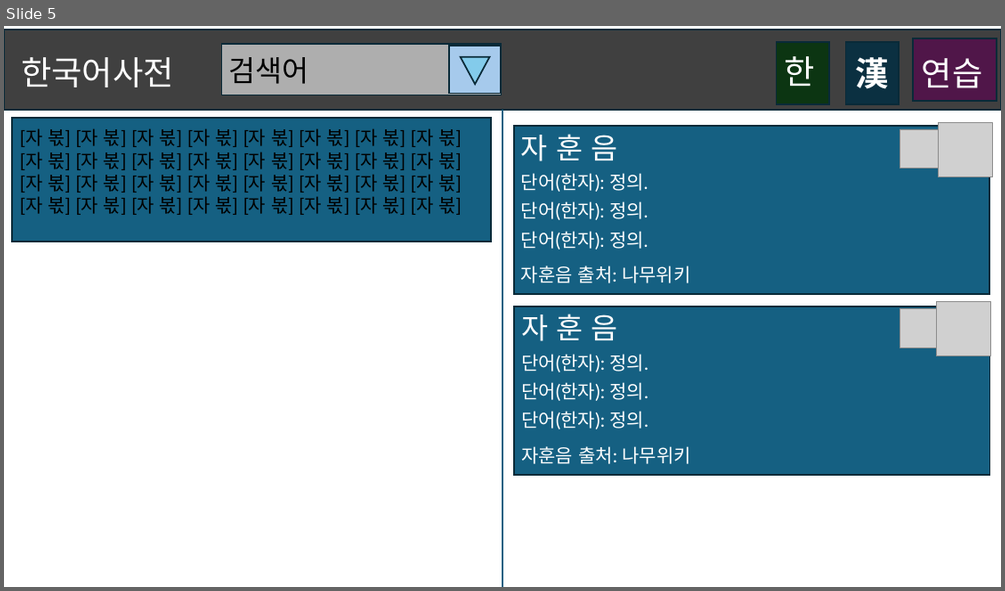
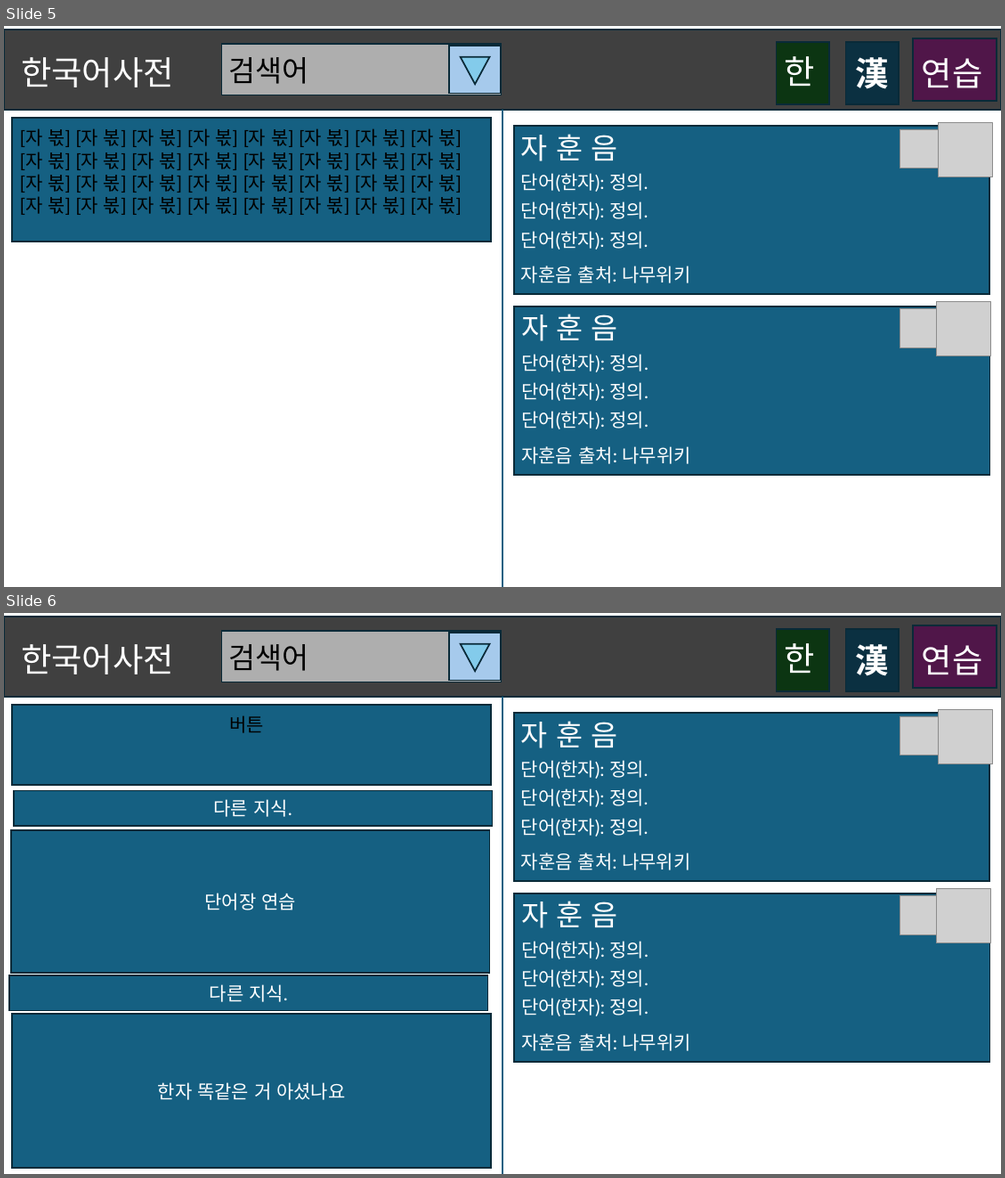
Before and after one commit to krduffy/korean-dictionary, a slide deck: prototypes.pptx. Shown one above the other, each under a label of ours: slide 5 before the commit, slides 5 and 6 after it. The pictures are 1005x591 and 1005x1178 pixels, drawn with LibreOffice and Linux fonts; fonts in the diff are those of the drawing; grey boxes stand for pictures. Boxes give left, top, right and bottom in pixels: in the first picture for what was removed or moved away, otherwise in the second. Text is boxed around its words. In the diff, an @@ line names an element or a change of style, - is before the commit and + after.

```diff
--- a/prototypes.pptx
+++ b/prototypes.pptx
@@ slide 6 added at box(4, 613, 1001, 1174), background #FFFFFF @@
@@ rectangle added at box(4, 616, 1001, 696), fill #404040, outline #092A39 1.5 pt @@
@@ rectangle added at box(222, 631, 502, 682), fill #AEAEAE, outline #092A39 1.5 pt @@
@@ rectangle added at box(449, 633, 501, 681), fill #A6CAEC, outline #092A39 1.5 pt @@
@@ rectangle added at box(777, 629, 830, 690), fill #0D3612, outline #092A39 1.5 pt @@
@@ rectangle added at box(846, 629, 899, 690), fill #0B3041, outline #092A39 1.5 pt @@
@@ rectangle added at box(914, 625, 996, 688), fill #501649, outline #092A39 1.5 pt @@
@@ text added at box(21, 644, 174, 674), 32 pt, text #FFFFFF @@
+한국어사전
@@ text added at box(229, 644, 309, 671), 28 pt, text #000000 @@
+검색어
@@ triangle added at box(461, 643, 489, 671), fill #83CBEB, outline #092A39 1.5 pt @@
@@ text added at box(785, 643, 815, 673), 32 pt, text #FFFFFF @@
+한
@@ text added at box(856, 644, 889, 676), 32 pt, text #FFFFFF, bold @@
+漢
@@ text added at box(922, 645, 983, 675), 32 pt, text #FFFFFF @@
+연습
@@ rectangle added at box(12, 705, 491, 784), fill #156082, outline #092A39 1.5 pt @@
@@ text added at box(229, 715, 264, 733), 18 pt, text #000000 @@
+버튼
@@ line added from (502, 1174) to (502, 697), #156082 1.5 pt @@
@@ rectangle added at box(514, 714, 989, 882), fill #156082, outline #092A39 1.5 pt, 18 pt, text #FFFFFF @@
+자 훈 음
+단어(한자): 정의.
+단어(한자): 정의.
+단어(한자): 정의.
+자훈음 출처: 나무위키
@@ picture added at box(900, 716, 938, 755) @@
@@ picture added at box(938, 710, 994, 765) @@
@@ rectangle added at box(14, 791, 493, 826), fill #156082, outline #092A39 1.5 pt, 18 pt, text #FFFFFF @@
+다른 지식.
@@ rectangle added at box(11, 831, 489, 973), fill #156082, outline #092A39 1.5 pt, 18 pt, text #FFFFFF @@
+단어장 연습
@@ rectangle added at box(514, 893, 989, 1062), fill #156082, outline #092A39 1.5 pt, 18 pt, text #FFFFFF @@
+자 훈 음
+단어(한자): 정의.
+단어(한자): 정의.
+단어(한자): 정의.
+자훈음 출처: 나무위키
@@ picture added at box(900, 896, 938, 934) @@
@@ picture added at box(937, 889, 991, 943) @@
@@ rectangle added at box(9, 976, 488, 1011), fill #156082, outline #092A39 1.5 pt, 18 pt, text #FFFFFF @@
+다른 지식.
@@ rectangle added at box(12, 1013, 491, 1167), fill #156082, outline #092A39 1.5 pt, 18 pt, text #FFFFFF @@
+한자 똑같은 거 아셨나요
```
Also in this commit, not shown: 4 other files.
